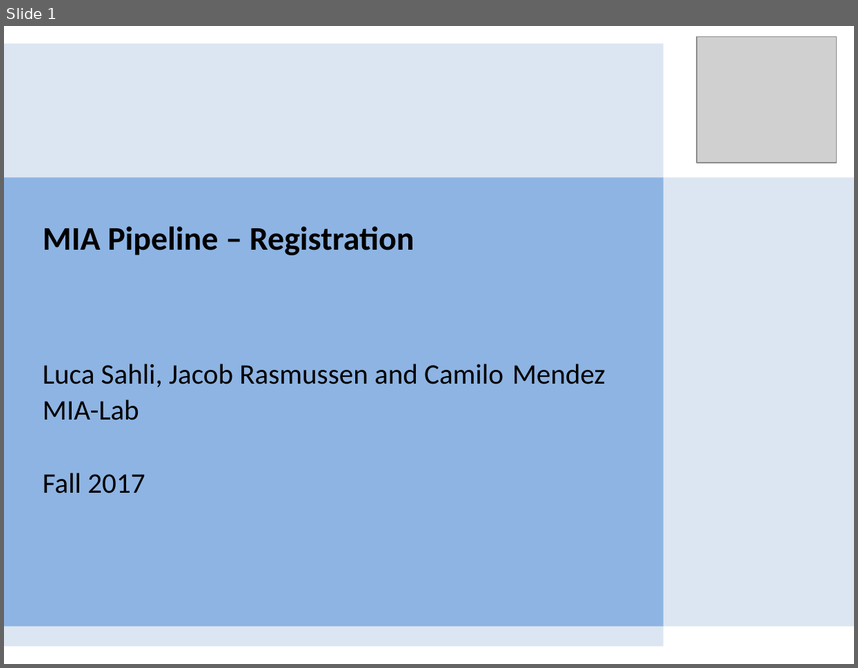
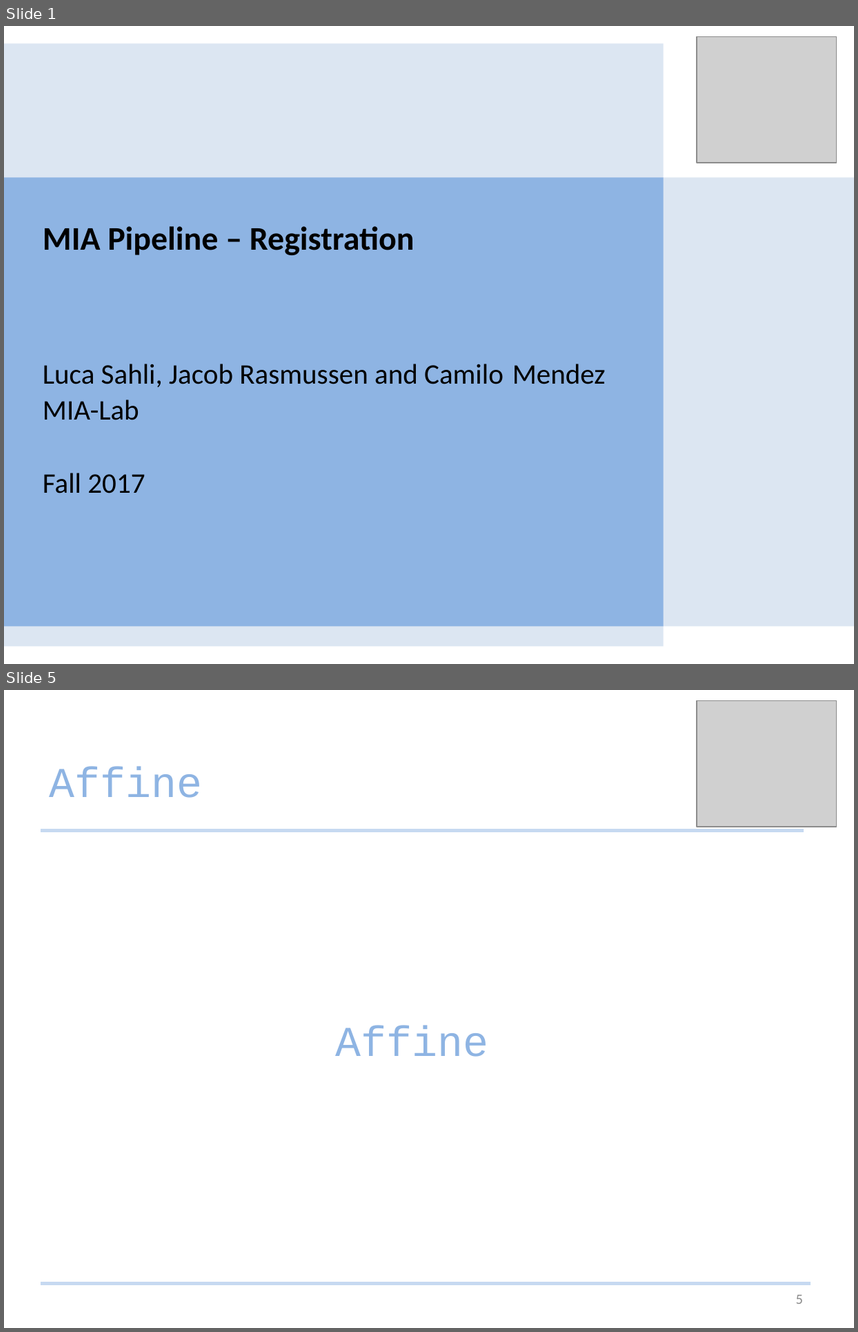
Before and after one commit to Studijacob/MIALab, a slide deck: wd/Documentation/MIALab presentation.pptx. Shown one above the other, each under a label of ours: slide 1 before the commit, slides 1 and 5 after it; the slides between them are not shown. The pictures are 858x668 and 858x1332 pixels, drawn with LibreOffice and Linux fonts; fonts in the diff are those of the drawing; grey boxes stand for pictures. Boxes give left, top, right and bottom in pixels: in the first picture for what was removed or moved away, otherwise in the second. Text is boxed around its words. In the diff, an @@ line names an element or a change of style, - is before the commit and + after.

```diff
--- a/wd/Documentation/MIALab presentation.pptx
+++ b/wd/Documentation/MIALab presentation.pptx
@@ slide 5 added at bbox=[4, 690, 854, 1328], background #FFFFFF @@
@@ picture added at bbox=[697, 701, 837, 827] @@
@@ title added at bbox=[50, 767, 203, 798], 36 pt, text #8EB4E3 @@
+Affine
@@ line added from (41, 830) to (804, 830), #C6D9F1 3 pt @@
@@ text added at bbox=[336, 1025, 489, 1056], 36 pt, text #8EB4E3 @@
+Affine
@@ line added from (41, 1283) to (811, 1283), #C6D9F1 3 pt @@
@@ page number added at bbox=[796, 1294, 803, 1303], 12 pt, text #8C8C8C @@
+5
```
Also in this commit, not shown: 11 slides changed, 4 other slides added, 2 slides removed.
